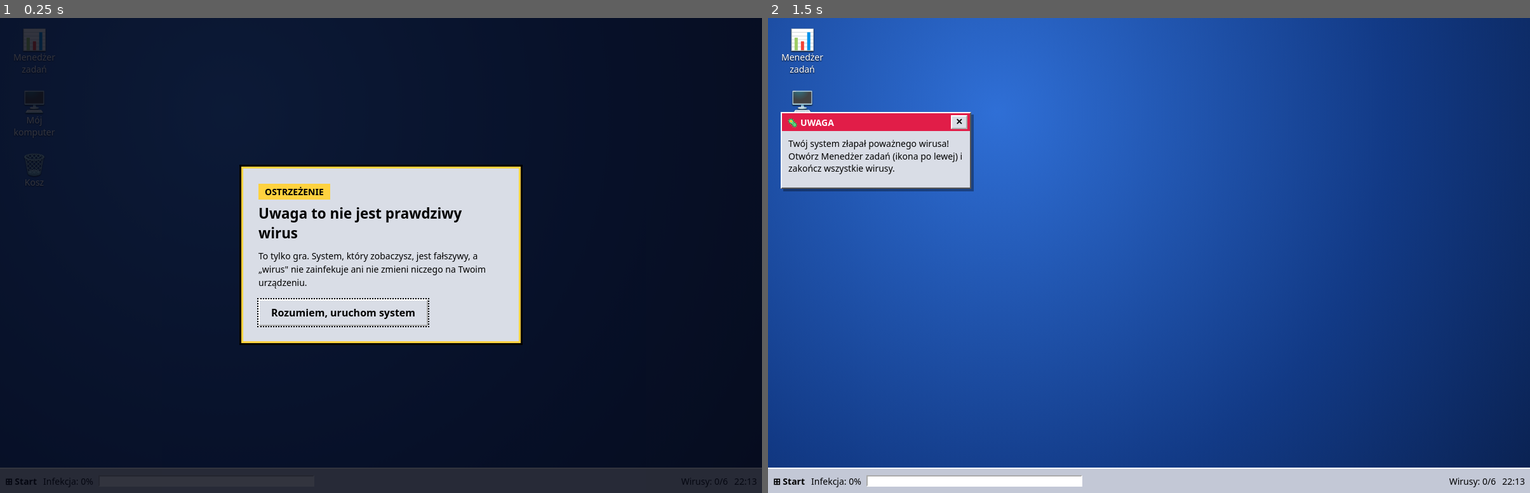
Above: before the commit, frames 1-2 (left to right).
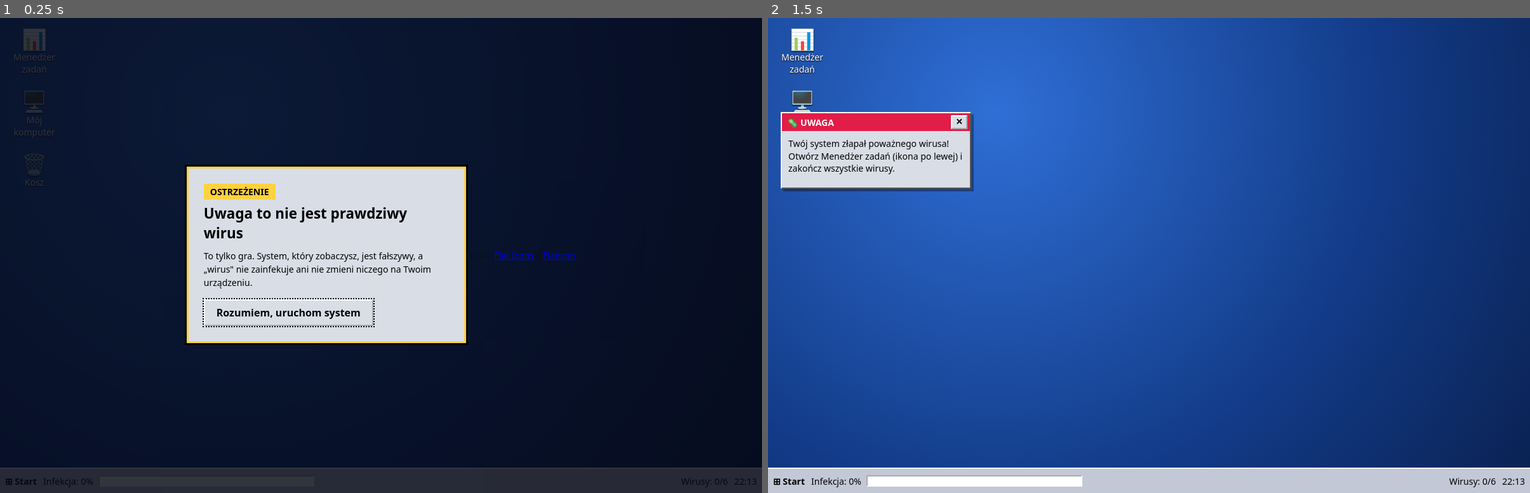
Above: after the commit, the same moments.

Repository: elSzczurro/virusgame
Game: browser game, page index.html
Two runs of this game, one before a commit and one after it. Both use one fixed random seed, a clock stepped at 60 frames per second and the inputs below.
Inputs:
- Up to frame 1 (0.25 s): no input
- Up to frame 2 (1.5 s): click "Rozumiem, uruchom system" at 1.27 s

The runs differ from the first frame. In frame 1, 7.4% of the frame differs, in the area x 24-76%, y 30-69%; in frame 2, nothing differs.

Commit message:
Add credit section for icon attribution

Diff:
--- a/index.html
+++ b/index.html
@@ -86,6 +86,7 @@
     <p>To tylko gra. System, który zobaczysz, jest fałszywy, a „wirus" nie zainfekuje ani nie zmieni niczego na Twoim urządzeniu.</p>
     <button class="b" id="startBtn">Rozumiem, uruchom system</button>
   </div>
+  <p class="credit">Ikona: <a href="https://www.flaticon.com/authors/flat-icons" target="_blank" rel="noopener">Flat Icons</a> z <a href="https://www.flaticon.com" target="_blank" rel="noopener">Flaticon</a></p>
 </div>
 <div class="ov" id="end" hidden role="dialog" aria-modal="true" aria-labelledby="eT">
   <div class="card n"><h2 id="eT"></h2><p id="eP"></p><button class="b" id="againBtn">Zagraj jeszcze raz</button></div>
